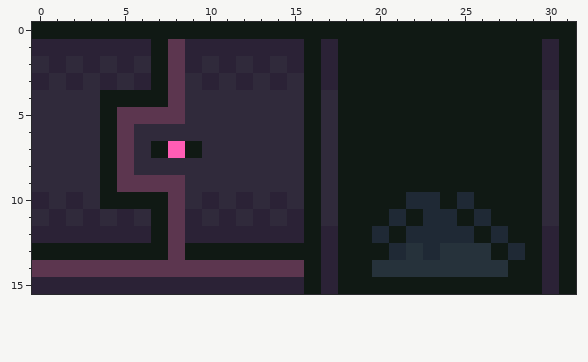
Edited in one commit: pixel-art sprite (environment/door.png). Above, as it was before the edit.
The file is 32x16 pixels. Colours within 5 levels of each other are drawn and written as one.
After the commit:
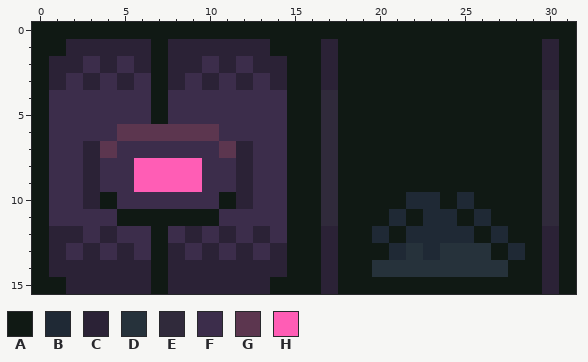
Palette (. is transparent): A #101914  B #1f2935  C #2b2236  D #26323b  E #302a3b  F #3c2d4b  G #5c364f  H #ff5db5
Change:
Changed rows in their new state; - is an unchanged pixel.
first column x 0:
 1 AA------C-----AA
 2 A-CFCFC-C-F-F-CA
 3 ACFCFCF-CF-F-F-A
 4 AFFFFFF-FFFFFFFA
 5 AFFFFFFAFFFFFFFA
 6 AFFFF-GGGGGFFFFA
 7 AFFCGFFFFFFGCFFA
 8 AFFCFFHHHHFFCFFA
 9 AFFCFFHHHHFFCFFA
10 AFFC-FFFFFFA-FFA
11 AFFFFAA-AAAFFFFA
12 A--F-FF-F-F-F-FA
13 -CFCFCF-CFCFCFC-
14 ACCCCCCACCCCCCCA
15 AA-----A------AA
